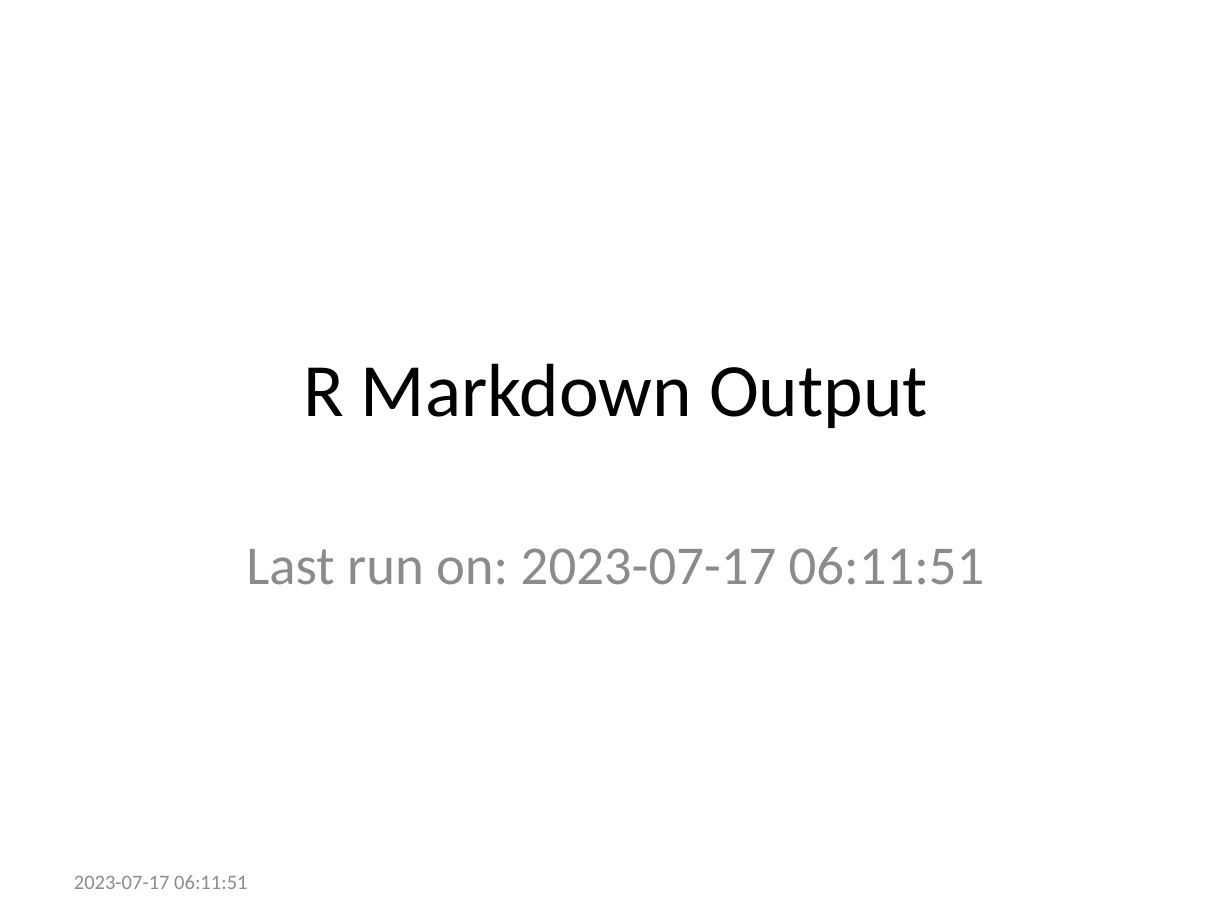
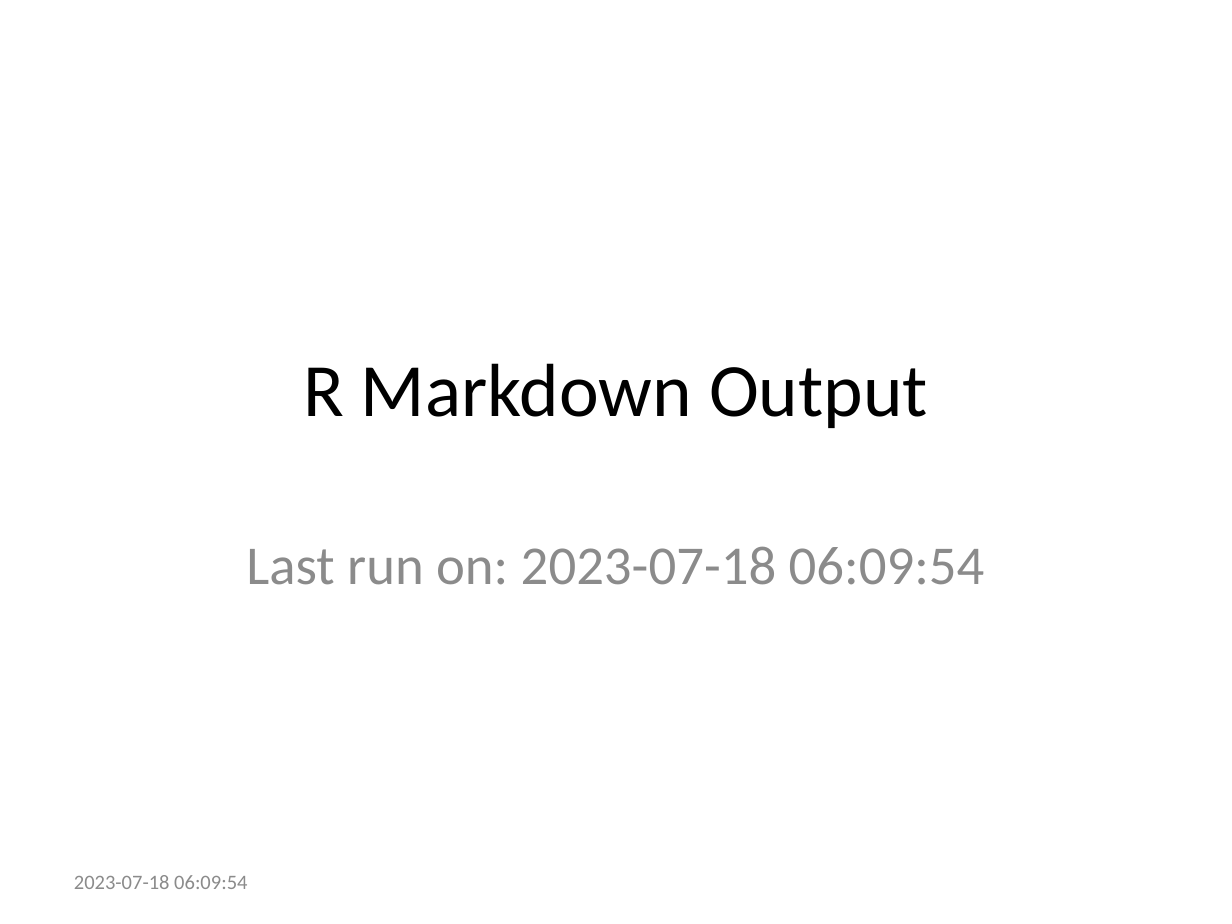
Before and after one commit to ries9112/R-Markdown-Gallery, a slide deck: slide 1 of presentations/powerpoint.pptx. Drawn at 1232x924 pixels with LibreOffice and Linux fonts; fonts in the diff are those of the drawing. Boxes give left, top, right and bottom in pixels: in the first picture for what was removed or moved away, otherwise in the second. Text is boxed around its words. In the diff, an @@ line names an element or a change of style, - is before the commit and + after.

Commit message:
Refresh R Markdown examples from CI automated process

```diff
--- a/presentations/powerpoint.pptx
+++ b/presentations/powerpoint.pptx
@@ subtitle at [246,546,985,585]: text changed @@
-Last run on: 2023-07-17 06:11:51
+Last run on: 2023-07-18 06:09:54
@@ text at [74,875,247,889]: text changed @@
-2023-07-17 06:11:51
+2023-07-18 06:09:54
```
Also in this commit, not shown: 22 other files.
